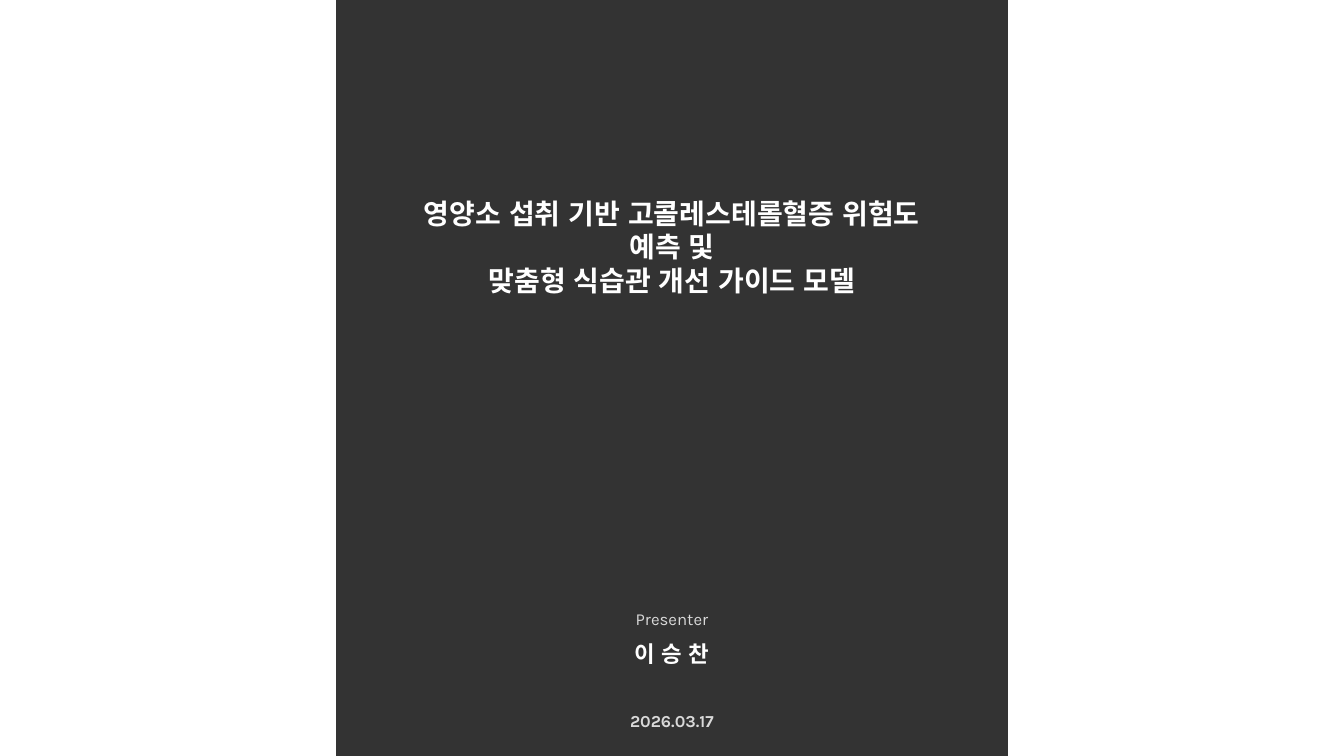
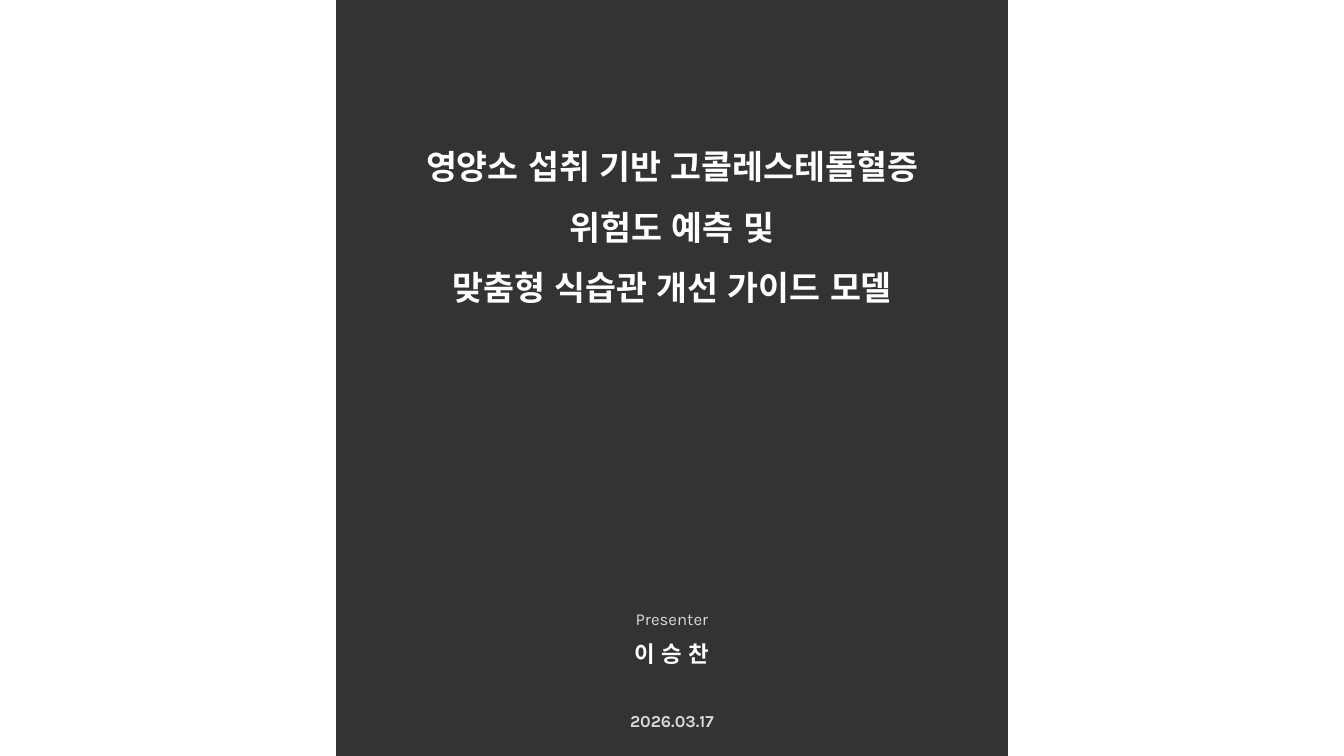
Before and after one commit to dc-inside/LeeSeungChan, a slide deck: slide 1 of 1차 프로젝트/기획/기획서.pptx. Drawn at 1344x756 pixels with LibreOffice and Linux fonts; fonts in the diff are those of the drawing. Boxes give left, top, right and bottom in pixels: in the first picture for what was removed or moved away, otherwise in the second. Text is boxed around its words. In the diff, an @@ line names an element or a change of style, - is before the commit and + after.

```diff
--- a/1차 프로젝트/기획/기획서.pptx
+++ b/1차 프로젝트/기획/기획서.pptx
@@ title "영양소 섭취 기반 고콜레스테롤혈증 위험도 ..." moved from (x1=424, y1=200, x2=919, y2=294) to (x1=426, y1=150, x2=918, y2=303) @@
@@ title "영양소 섭취 기반 고콜레스테롤혈증 위험도 ..." at (x1=426, y1=150, x2=918, y2=303): size 20 to 24 pt; line spacing 1 to 1.5 @@
```
Also in this commit, not shown: 3 other slides changed, 3 other files.
